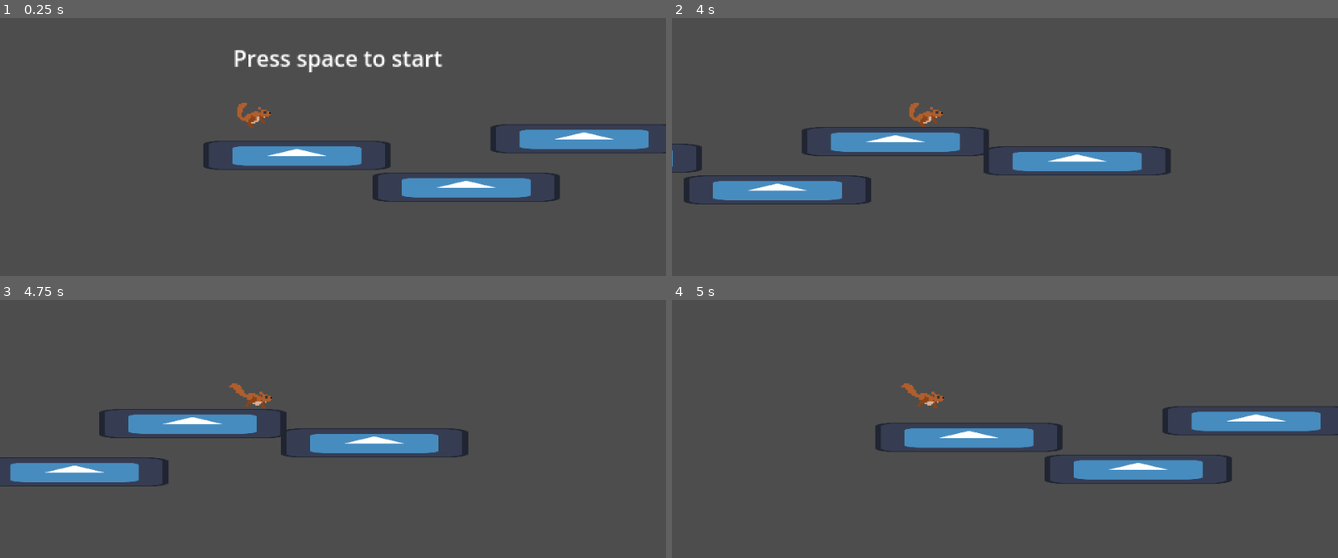
Above: before the commit, frames 1-4 (two rows, left to right).
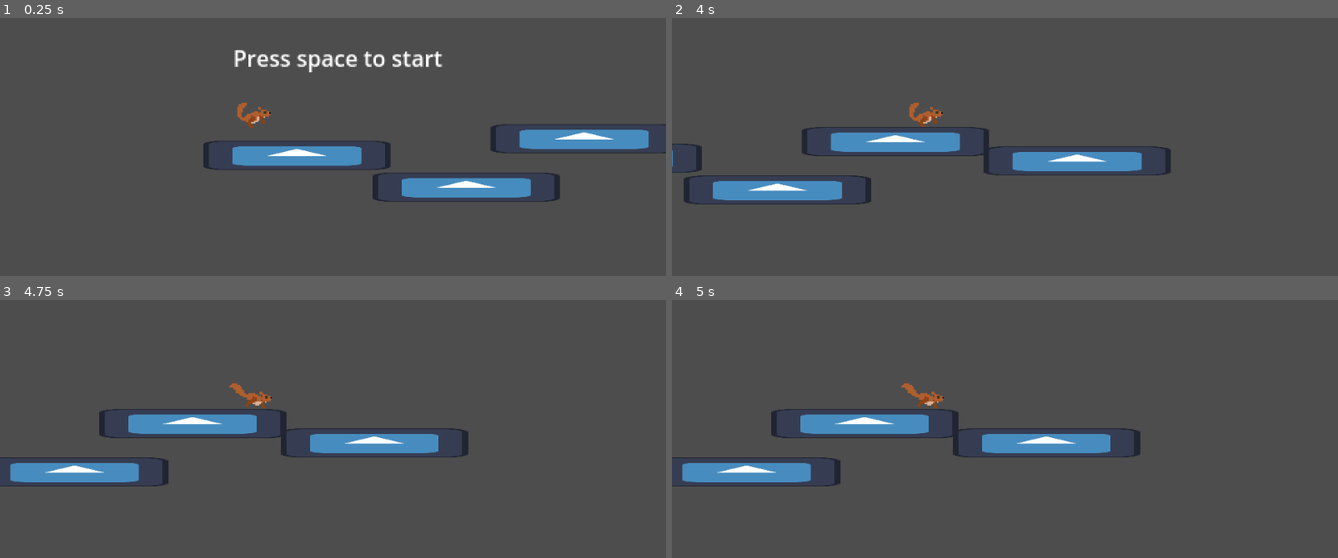
Above: after the commit, the same moments.

Repository: JuJuz1/Glide-the-fire
Game: Godot game, scene res://scenes/World.tscn
Two runs of this game, one before a commit and one after it. Both use one fixed random seed, a clock stepped at 60 frames per second and the inputs below. The engine's default icon, where the game draws it, is replaced by a stand-in: a white triangle on a blue panel in a dark square.
Inputs:
- Up to frame 1 (0.25 s): no input
- Up to frame 2 (4 s): tap Space (interact) at 0.5, 1.35, 2.85 s; hold Space (interact) 0.53-1.28 s; tap R (restart) at 2 s; hold Space (interact) 2.03-2.78 s; hold Space (interact) from 3.53 s (still down)
- Up to frame 3 (4.75 s): tap Escape (pause) at 4.15 s; release Space (interact) at 4.28 s; tap Space (interact) at 4.35 s
- Up to frame 4 (5 s): tap R (restart) at 4.9 s

Frames 1-3 are identical in both runs. In frame 4, 9.5% of the frame differs, in the area x 0-100%, y 41-73%.

Commit message:
Timer tweaking, not likely to implement gliding checkl

Diff:
--- a/scripts/game_manager.gd
+++ b/scripts/game_manager.gd
@@ -34,6 +34,8 @@
 	# Restarting
 	# PC R
 	if Input.is_action_just_pressed("restart"):
+		if get_tree().paused:
+			return
 		_on_player_death()
 
 
@@ -43,8 +45,3 @@
 	player.position = player.starting_position
 	player.set_deferred("process_mode", Node.PROCESS_MODE_DISABLED)
 	interface.initialize_start()
-
-
-func _process(_delta):
-	#print(str(player.process_mode))
-	pass
--- a/scripts/player.gd
+++ b/scripts/player.gd
@@ -13,8 +13,10 @@
 @onready var animation : AnimatedSprite2D = $AnimatedSprite2D
 
 var starting_position : Vector2 = Vector2(0, 0)
-## For signal from bush
+## Used with signal from bush
+## Forces to glide when entering bush to gain acceleration
 var in_bush : bool = false
+#var gliding : bool = false
 
 func _ready():
 	#animation.flip_h = true
@@ -41,15 +43,16 @@
 		tween.tween_property(animation, "scale", Vector2(1, 0.9), 0.05)
 		tween.tween_property(animation, "scale", Vector2(1, 1), 0.05)
 		#animation.rotate(PI / 20)
+		# To not confuse with gliding
 		get_viewport().set_input_as_handled()
 
 	# Gliding
 	if Input.is_action_pressed("interact") and not is_on_floor() and velocity.y > 0:
+		#gliding = true
 		if in_bush:
 			if $Timer.is_stopped():
 				$Timer.start()
 			#velocity.y += -500
-			print(str(Engine.get_process_frames()))
 		else:
 			velocity.y = GRAVITY_GLIDE * delta
 
@@ -63,16 +66,23 @@
 	move_and_slide()
 
 
+## Timer for accumulating upwards acceleration during gliding over bush
+## ATM 0.05, working fine
+func _on_timer_timeout():
+	# Hard to implement checking for gliding, very minor detail nonetheless
+	#if gliding:
+	print(str(Engine.get_process_frames()))
+	velocity.y += -100
+
+
+## When entering bush
 func _on_bush_entered():
 	in_bush = true
 	print("bush")
 
 
+## Exiting bush
 func _on_bush_exited():
 	in_bush = false
 	$Timer.stop()
 	print("exit")
-
-
-func _on_timer_timeout():
-	velocity.y += -100
